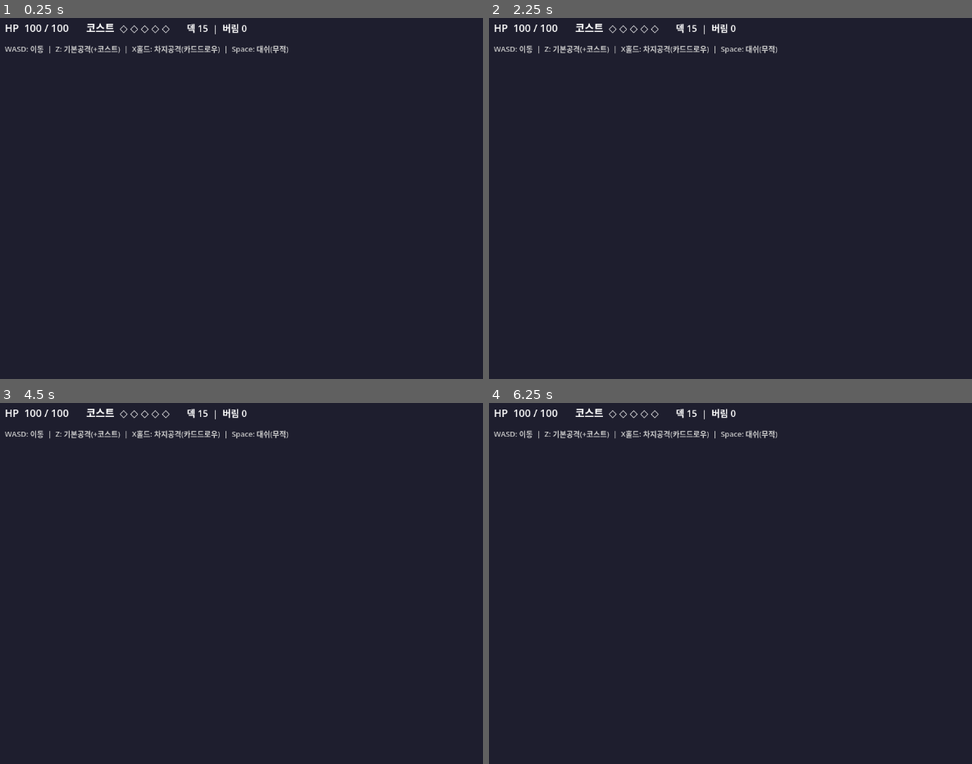
Above: before the commit, frames 1-4 (two rows, left to right).
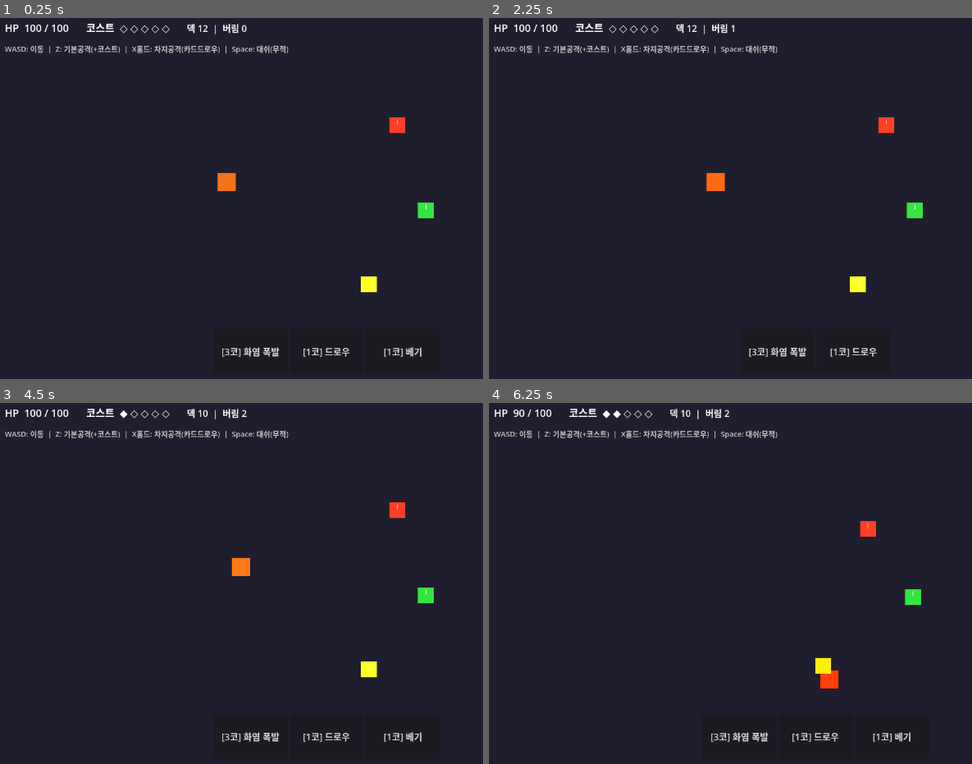
Above: after the commit, the same moments.

Repository: star-dark/card-hero
Game: Godot game, scene res://scenes/dungeon/test_room.tscn
Two runs of this game, one before a commit and one after it. Both use one fixed random seed, a clock stepped at 60 frames per second and the inputs below.
Inputs (mouse positions are in pixels of both pictures, inside the frame that each line leads up to):
- Up to frame 1 (0.25 s): no input
- Up to frame 2 (2.25 s): click (740, 350) at 0.5 s, where only the run after the commit has a clickable "[3코] 화염 폭발"; click (817, 350) at 1.25 s, where only the run after the commit has a clickable "[1코] 드로우"; click (889, 350) at 2 s, where only the run after the commit has a clickable "[1코] 베기"
- Up to frame 3 (4.5 s): click (289, 735) at 2.75 s, where only the run after the commit has a clickable "[3코] 화염 폭발"; click (367, 735) at 3.5 s, where only the run after the commit has a clickable "[1코] 드로우"; tap Enter at 4.25 s; hold Right (ui_right) from 4.28 s (still down); tap Z (attack, bound only after the commit) at 4.35 s
- Up to frame 4 (6.25 s): release Right (ui_right) at 5.03 s; hold Down (ui_down) 5.03-5.78 s; tap Space (dash, bound only after the commit) at 5.1 s; hold Right (ui_right) from 5.78 s (still down); hold X (special_attack, bound only after the commit) from 5.78 s (still down)

The runs differ from the first frame. In frame 1, 1.0% of the frame differs, in the area x 41-90%, y 1-94%; in frame 2, 1.0%; in frame 3, 1.1%; in frame 4, 1.5%, in the area x 5-90%, y 1-94%.
Error before the commit: Parse Error: Class "GameManager" hides an autoload singleton. (res://scripts/managers/GameManager.gd:1)

Commit message:
Fix WASD movement and card use crash
- GameManager: WASD를 ui_left/right/up/down 액션에 추가
- test_room: hand_changed/cost_changed 시그널을 CONNECT_DEFERRED로 변경
  (버튼 pressed 콜백 도중 btn.free() 호출로 인한 크래시 방지)
- test_room: GameState 타입 힌트를 int로 변경 (class_name 제거 대응)

Co-Authored-By: Claude Sonnet 4.6 <noreply@anthropic.com>

Diff:
--- a/project.godot
+++ b/project.godot
@@ -11,9 +11,9 @@
 [application]
 
 config/name="CardHero"
+run/main_scene="res://scenes/dungeon/test_room.tscn"
 config/features=PackedStringArray("4.6", "Forward Plus")
 config/icon="res://icon.svg"
-run/main_scene="res://scenes/dungeon/test_room.tscn"
 
 [autoload]
 
--- a/scenes/dungeon/test_room.gd
+++ b/scenes/dungeon/test_room.gd
@@ -24,9 +24,9 @@
 	_spawn_enemy(Vector2(750, 350), CardData.Element.GRASS,    50)
 	_spawn_enemy(Vector2(650, 480), CardData.Element.ELECTRIC, 50)
 
-	# 카드 매니저 시그널 연결
-	CardManager.hand_changed.connect(_update_hand_ui)
-	CardManager.cost_changed.connect(_update_cost_ui)
+	# 카드 매니저 시그널 연결 (DEFERRED: 버튼 클릭 콜백 완료 후 UI 갱신)
+	CardManager.hand_changed.connect(_update_hand_ui, CONNECT_DEFERRED)
+	CardManager.cost_changed.connect(_update_cost_ui, CONNECT_DEFERRED)
 
 	# GameManager 게임오버 연결
 	GameManager.game_state_changed.connect(_on_game_state_changed)
@@ -79,7 +79,7 @@
 	if player and GameManager.current_state == GameManager.GameState.PLAYING:
 		player.use_card_from_hand(card)
 
-func _on_game_state_changed(new_state: GameManager.GameState) -> void:
+func _on_game_state_changed(new_state: int) -> void:
 	if new_state == GameManager.GameState.GAME_OVER:
 		game_over_label.visible = true
 		for btn in hand_buttons:
--- a/scenes/dungeon/test_room.tscn
+++ b/scenes/dungeon/test_room.tscn
@@ -1,46 +1,50 @@
-[gd_scene load_steps=2 format=3]
+[gd_scene format=3 uid="uid://cq6868gd2f87p"]
 
-[ext_resource type="Script" path="res://scenes/dungeon/test_room.gd" id="1"]
+[ext_resource type="Script" uid="uid://c11kyajd1py00" path="res://scenes/dungeon/test_room.gd" id="1"]
 
-[node name="TestRoom" type="Node2D"]
+[node name="TestRoom" type="Node2D" unique_id=1786348391]
 script = ExtResource("1")
 
-[node name="Background" type="ColorRect" parent="."]
+[node name="Background" type="ColorRect" parent="." unique_id=1135034375]
 offset_right = 1152.0
 offset_bottom = 648.0
-color = Color(0.12, 0.12, 0.18, 1.0)
+color = Color(0.12, 0.12, 0.18, 1)
 
-[node name="HUD" type="CanvasLayer" parent="."]
+[node name="HUD" type="CanvasLayer" parent="." unique_id=226683471]
 
-[node name="TopBar" type="HBoxContainer" parent="HUD"]
+[node name="TopBar" type="HBoxContainer" parent="HUD" unique_id=2100542419]
 offset_left = 10.0
 offset_top = 10.0
 offset_right = 900.0
 offset_bottom = 48.0
 theme_override_constants/separation = 30
 
-[node name="HPLabel" type="Label" parent="HUD/TopBar"]
+[node name="HPLabel" type="Label" parent="HUD/TopBar" unique_id=1544371312]
+layout_mode = 2
+theme_override_font_sizes/font_size = 18
 text = "HP  100 / 100"
+
+[node name="CostLabel" type="Label" parent="HUD/TopBar" unique_id=2030716530]
+layout_mode = 2
 theme_override_font_sizes/font_size = 18
+text = "코스트  ◇ ◇ ◇ ◇ ◇"
 
-[node name="CostLabel" type="Label" parent="HUD/TopBar"]
-text = "코스트  ◇ ◇ ◇ ◇ ◇"
-theme_override_font_sizes/font_size = 18
+[node name="DeckLabel" type="Label" parent="HUD/TopBar" unique_id=1120820241]
+layout_mode = 2
+theme_override_font_sizes/font_size = 16
+text = "덱 15  |  버림 0"
 
-[node name="DeckLabel" type="Label" parent="HUD/TopBar"]
-text = "덱 15  |  버림 0"
-theme_override_font_sizes/font_size = 16
+[node name="Instructions" type="Label" parent="HUD" unique_id=1668603251]
+modulate = Color(0.8, 0.8, 0.8, 1)
+offset_left = 10.0
+offset_top = 55.0
+offset_right = 600.0
+offset_bottom = 90.0
+theme_override_font_sizes/font_size = 13
+text = "WASD: 이동  |  Z: 기본공격(+코스트)  |  X홀드: 차지공격(카드드로우)  |  Space: 대쉬(무적)"
 
-[node name="Instructions" type="Label" parent="HUD"]
-offset_right = 600.0
-offset_top = 55.0
-offset_bottom = 90.0
-offset_left = 10.0
-text = "WASD: 이동  |  Z: 기본공격(+코스트)  |  X홀드: 차지공격(카드드로우)  |  Space: 대쉬(무적)"
-theme_override_font_sizes/font_size = 13
-modulate = Color(0.8, 0.8, 0.8, 1.0)
-
-[node name="CardHand" type="HBoxContainer" parent="HUD"]
+[node name="CardHand" type="HBoxContainer" parent="HUD" unique_id=619624283]
+anchors_preset = 2
 anchor_top = 1.0
 anchor_bottom = 1.0
 offset_left = 80.0
@@ -49,7 +53,9 @@
 offset_bottom = -10.0
 alignment = 1
 
-[node name="GameOverLabel" type="Label" parent="HUD"]
+[node name="GameOverLabel" type="Label" parent="HUD" unique_id=339022178]
+visible = false
+anchors_preset = 8
 anchor_left = 0.5
 anchor_top = 0.5
 anchor_right = 0.5
@@ -58,9 +64,8 @@
 offset_top = -40.0
 offset_right = 200.0
 offset_bottom = 40.0
+theme_override_colors/font_color = Color(1, 0.2, 0.2, 1)
+theme_override_font_sizes/font_size = 52
 text = "GAME OVER"
-theme_override_font_sizes/font_size = 52
-theme_override_colors/font_color = Color(1.0, 0.2, 0.2, 1.0)
 horizontal_alignment = 1
 vertical_alignment = 1
-visible = false
--- a/scripts/managers/CardManager.gd
+++ b/scripts/managers/CardManager.gd
@@ -1,4 +1,3 @@
-class_name CardManager
 extends Node
 
 signal hand_changed
--- a/scripts/managers/GameManager.gd
+++ b/scripts/managers/GameManager.gd
@@ -1,4 +1,3 @@
-class_name GameManager
 extends Node
 
 enum GameState { PLAYING, PAUSED, GAME_OVER }
@@ -33,6 +32,18 @@
 		e.physical_keycode = KEY_SPACE
 		InputMap.action_add_event("dash", e)
 
+	# WASD를 기본 ui_* 방향키에 추가
+	var wasd := {
+		"ui_left":  KEY_A,
+		"ui_right": KEY_D,
+		"ui_up":    KEY_W,
+		"ui_down":  KEY_S,
+	}
+	for action: String in wasd:
+		var key_event := InputEventKey.new()
+		key_event.physical_keycode = wasd[action]
+		InputMap.action_add_event(action, key_event)
+
 func set_state(new_state: GameState) -> void:
 	if current_state == new_state:
 		return
Not shown, added: scenes/dungeon/test_room.gd.uid
Not shown, added: scripts/cards/CardData.gd.uid
Not shown, added: scripts/components/HealthComponent.gd.uid
Not shown, added: scripts/enemies/BaseEnemy.gd.uid
Not shown, added: scripts/managers/CardManager.gd.uid
Not shown, added: scripts/managers/GameManager.gd.uid
Not shown, added: scripts/player/Warrior.gd.uid
